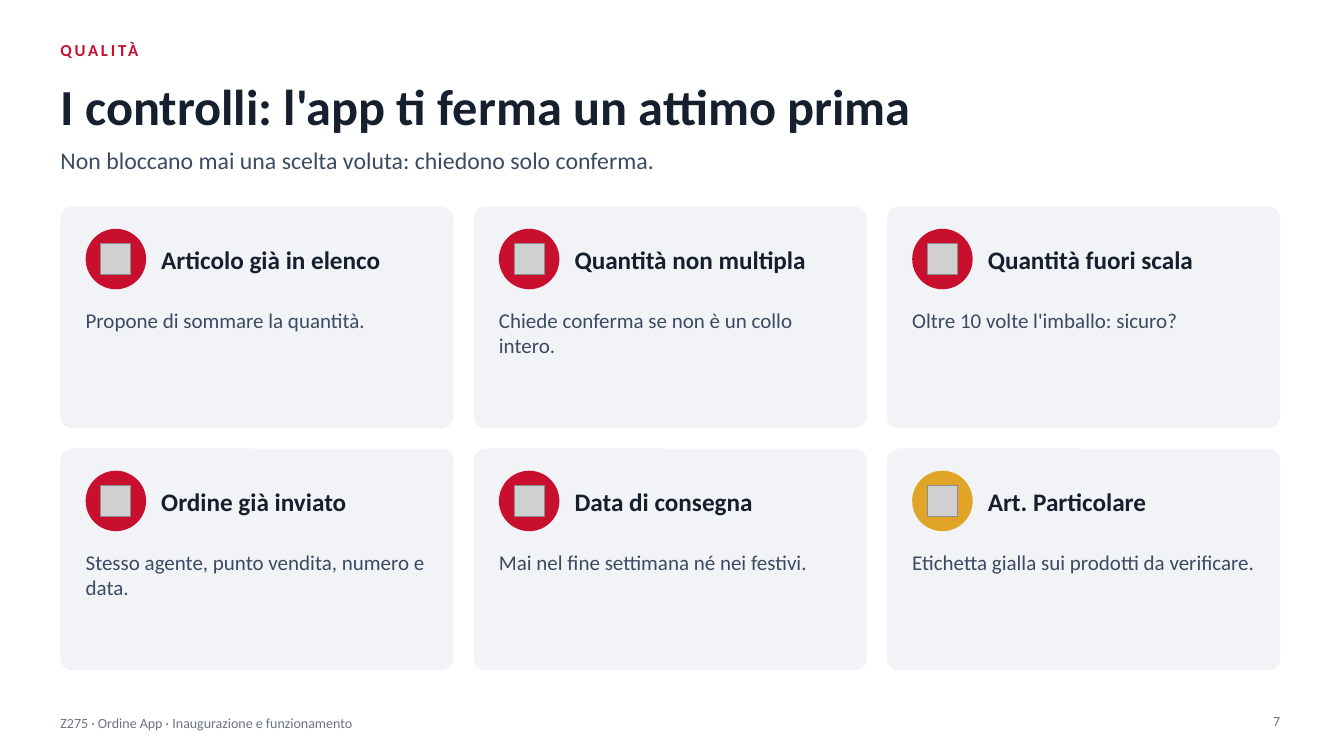
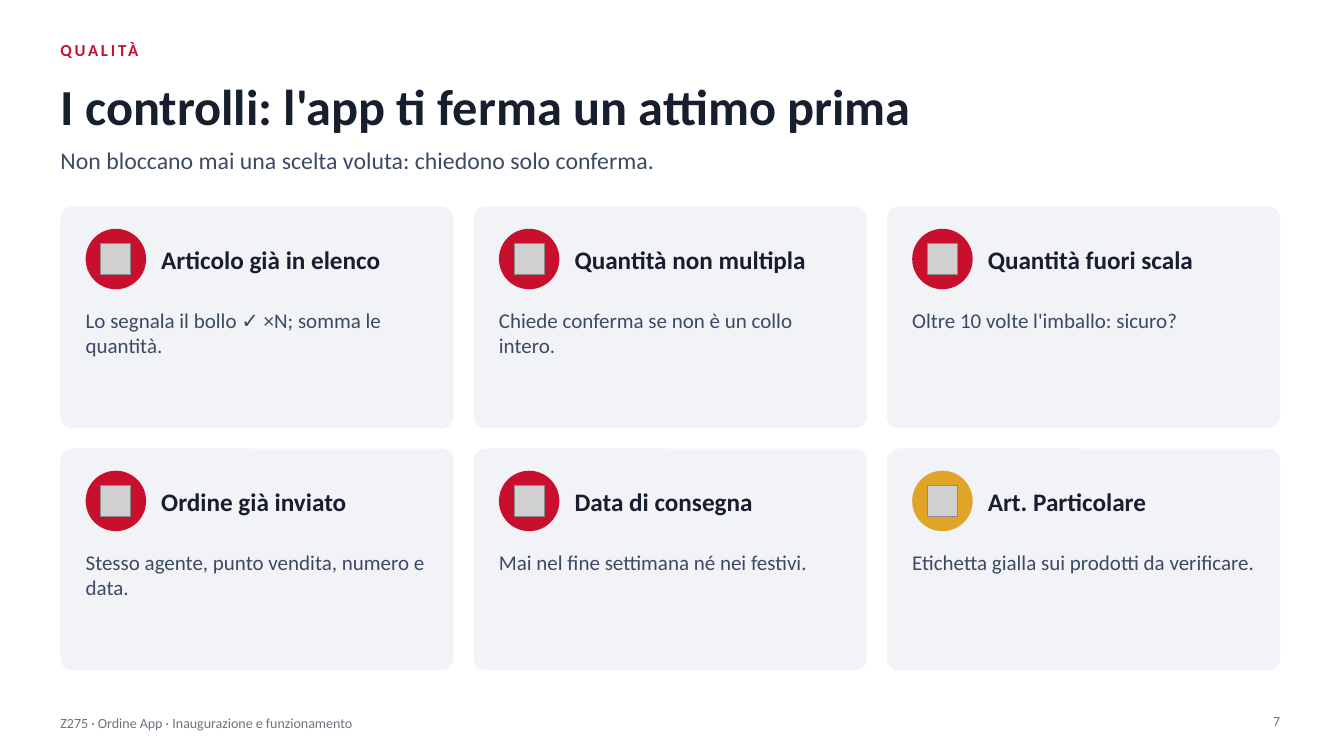
Before and after one commit to PPparre/Z275_App_Ordine, a slide deck: slide 7 of Z275_Presentazione.pptx. Drawn at 1344x756 pixels with LibreOffice and Linux fonts; fonts in the diff are those of the drawing; grey boxes stand for pictures. Boxes give left, top, right and bottom in pixels: in the first picture for what was removed or moved away, otherwise in the second. Text is boxed around its words. In the diff, an @@ line names an element or a change of style, - is before the commit and + after.

```diff
--- a/Z275_Presentazione.pptx
+++ b/Z275_Presentazione.pptx
@@ text at [86,313,381,357]: text changed @@
-Propone di sommare la quantità.
+Lo segnala il bollo ✓ ×N; somma le quantità.
```
Also in this commit, not shown: 3 other slides changed, 4 other files.
